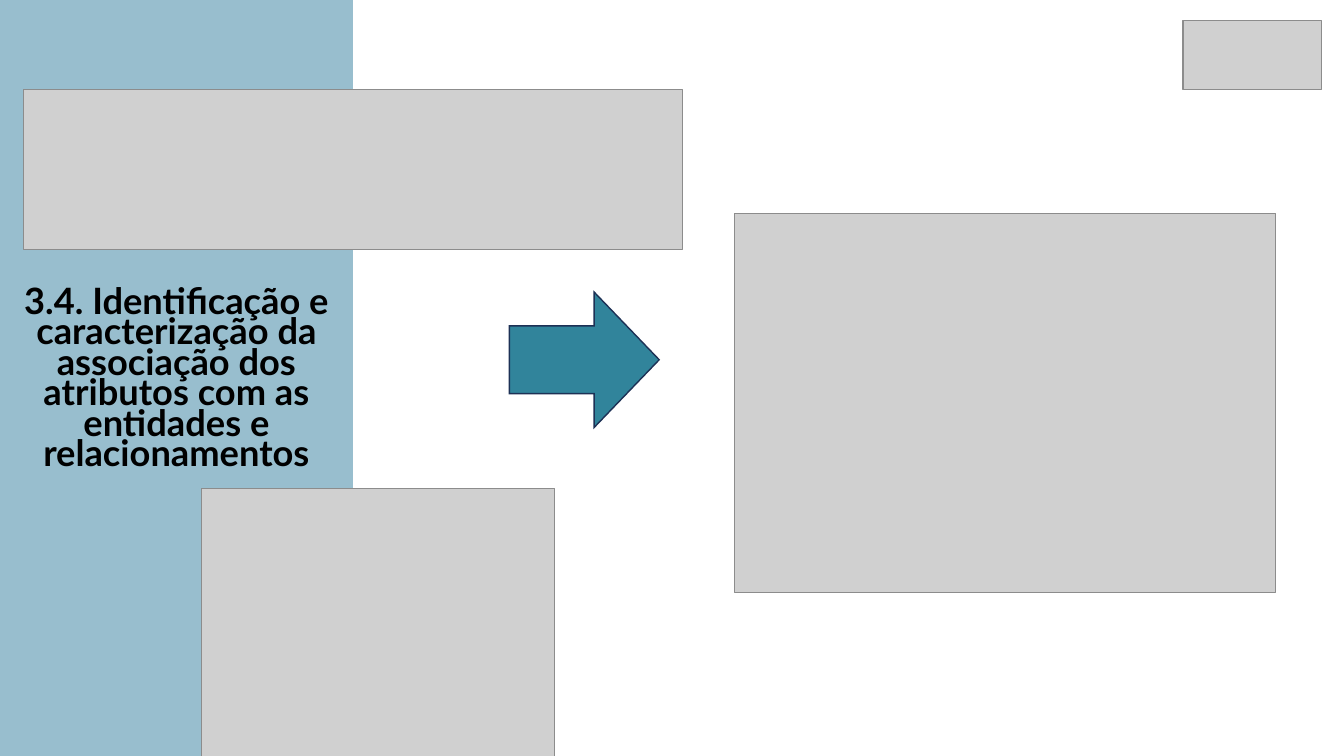
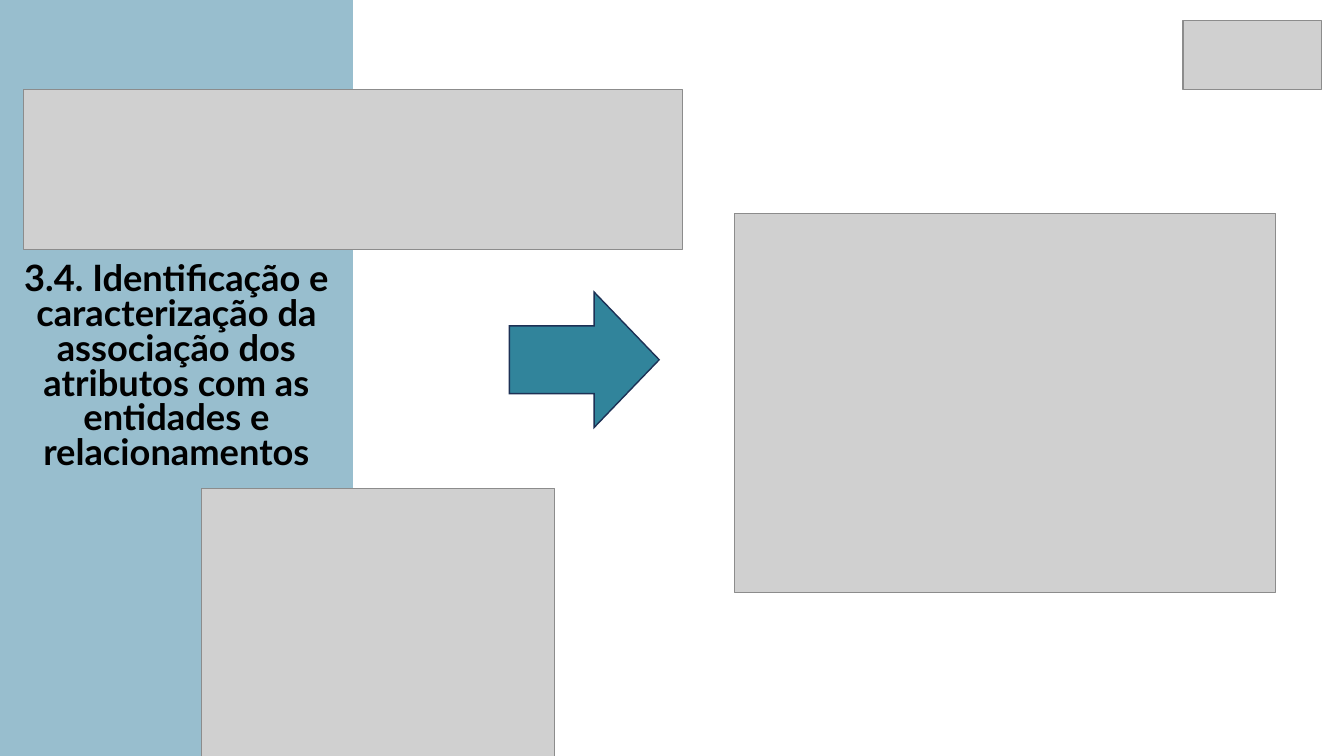
Before and after one commit to diogocsilva12/ProjetoBD, a slide deck: slide 16 of 202324-UM-UC-BD-TP-G04-PPT.pptx. Drawn at 1344x756 pixels with LibreOffice and Linux fonts; fonts in the diff are those of the drawing; grey boxes stand for pictures. Boxes give left, top, right and bottom in pixels: in the first picture for what was removed or moved away, otherwise in the second. Text is boxed around its words. In the diff, an @@ line names an element or a change of style, - is before the commit and + after.

```diff
--- a/202324-UM-UC-BD-TP-G04-PPT.pptx
+++ b/202324-UM-UC-BD-TP-G04-PPT.pptx
@@ text "3.4. Identificação e caracterização da ..." at bbox=[24, 264, 328, 466]: line spacing 0.7 to 0.8 @@
```
Also in this commit, not shown: 2 other slides changed.
